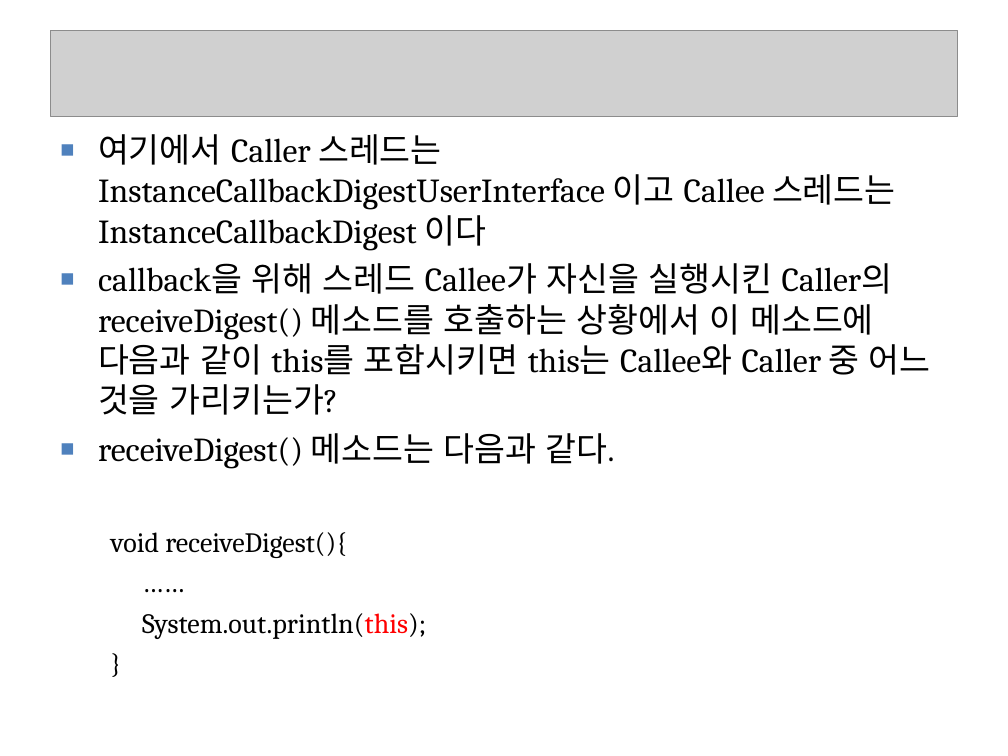
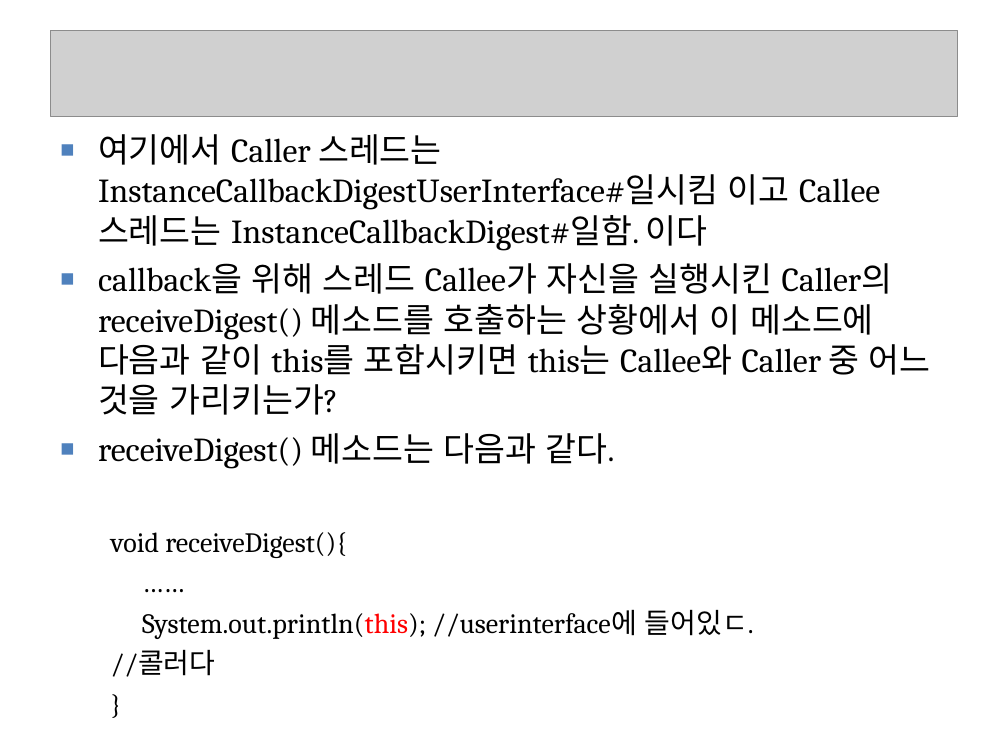
Before and after one commit to seleuchel/javaNetwork, a slide deck: slide 51 of ppt/262_chap03Threads2_1015.ppt (slide 50 before the commit). Drawn at 1008x756 pixels with LibreOffice and Linux fonts; fonts in the diff are those of the drawing; grey boxes stand for pictures; background and template pictures are left out. Boxes give left, top, right and bottom in pixels: in the first picture for what was removed or moved away, otherwise in the second. Text is boxed around its words. In the diff, an @@ line names an element or a change of style, - is before the commit and + after.

```diff
--- a/ppt/262_chap03Threads2_1015.ppt
+++ b/ppt/262_chap03Threads2_1015.ppt
@@ text at [98, 134, 880, 251]: text changed @@
-■ 여기에서 Caller 스레드는 InstanceCallbackDigestUserInterface 이고 Callee 스레드는 InstanceCallbackDigest 이다
+■ 여기에서 Caller 스레드는 InstanceCallbackDigestUserInterface#일시킴 이고 Callee 스레드는 InstanceCallbackDigest#일함. 이다
@@ text at [111, 609, 754, 677]: text changed @@
-  System.out.println(this);
+  System.out.println(this); //userinterface에 들어있ㄷ.
+  //콜러다
```
Also in this commit, not shown: 13 other slides changed, 2 slides added, 18 other files.
